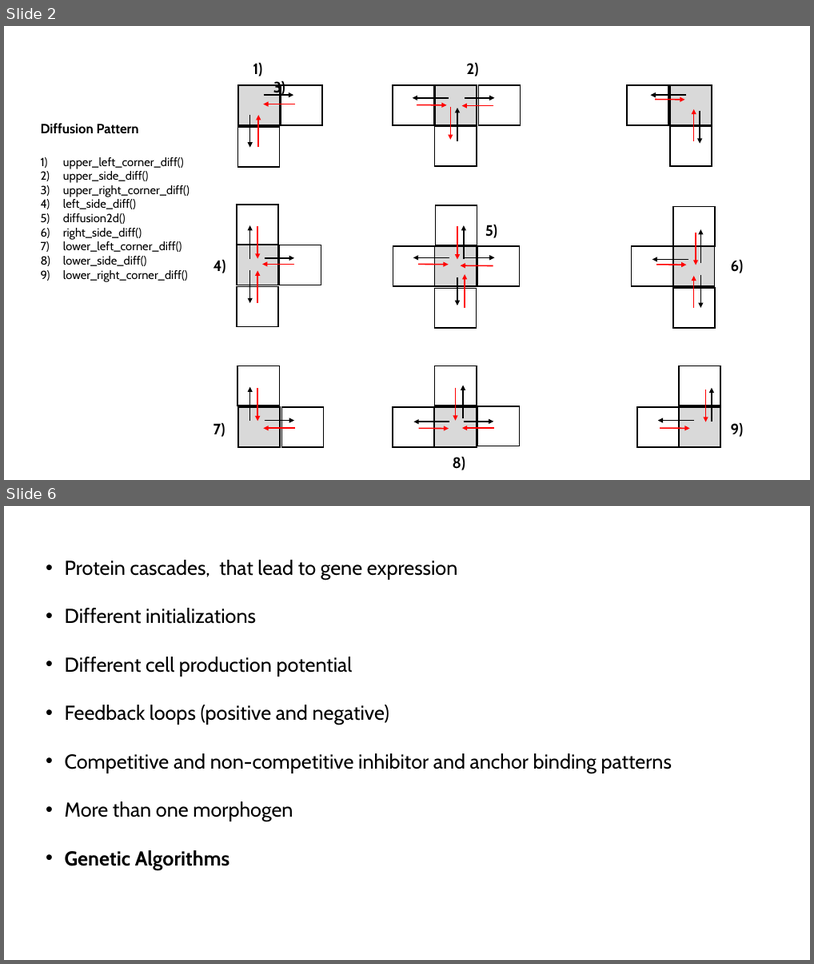
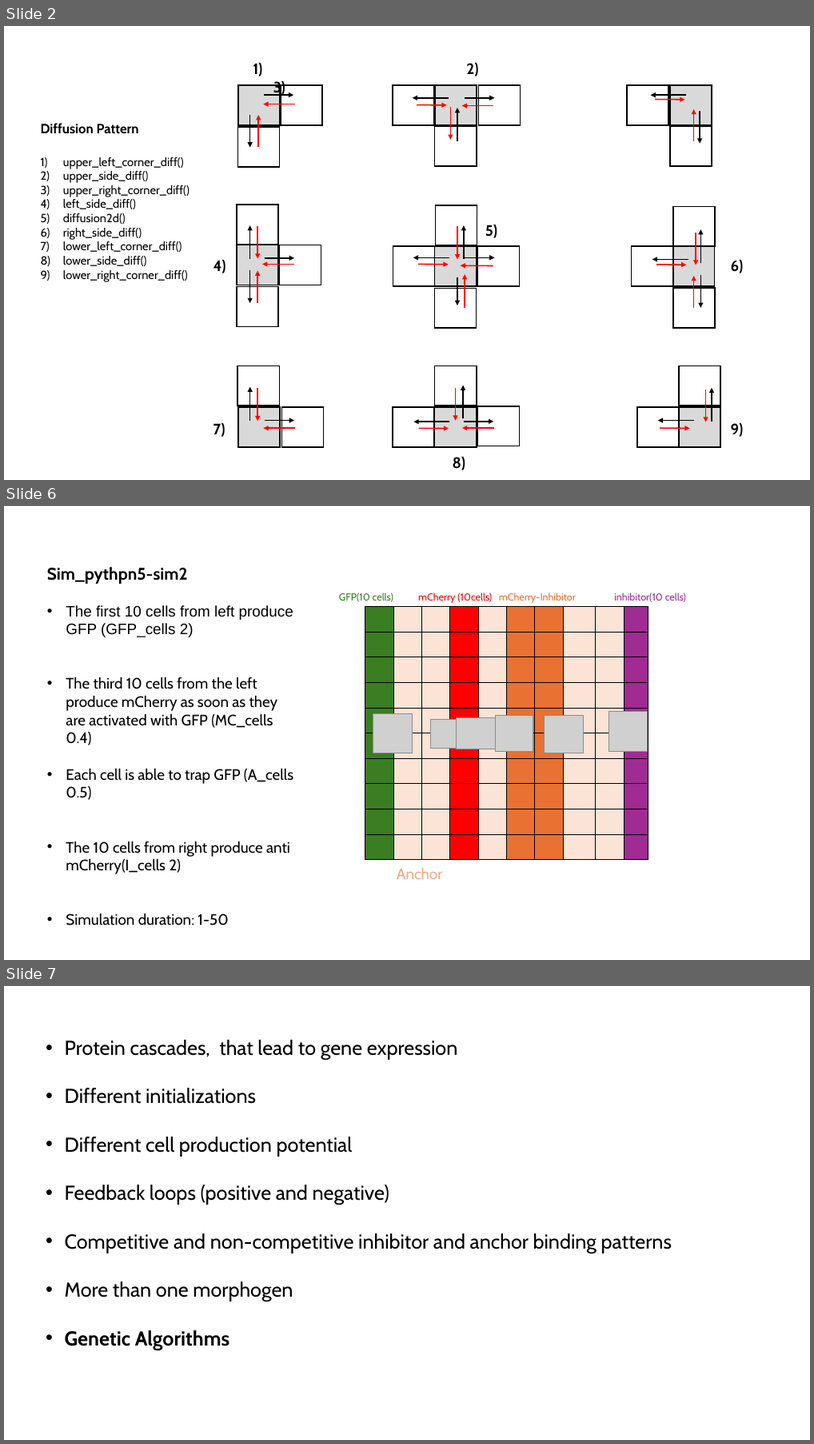
Before and after one commit to LoqmanSamani/grn-designer, a slide deck: sim_system.pptx. Shown one above the other, each under a label of ours: slides 2 and 6 before the commit, slides 2, 6 and 7 after it; the slides between them are not shown. The pictures are 814x964 and 814x1444 pixels, drawn with LibreOffice and Linux fonts; fonts in the diff are those of the drawing; grey boxes stand for pictures. Boxes give left, top, right and bottom in pixels: in the first picture for what was removed or moved away, otherwise in the second. Text is boxed around its words. In the diff, an @@ line names an element or a change of style, - is before the commit and + after.

```diff
--- a/sim_system.pptx
+++ b/sim_system.pptx
@@ slide 6 added at [4,506,810,960], background #FFFFFF @@
@@ text added at [47,567,294,925], 18 pt, text #000000 @@
+Sim_pythpn5-sim2
+• The first 10 cells from left produce GFP (GFP_cells 2)
+• The third 10 cells from the left produce mCherry as soon as they are activated with GFP (MC_cells 0.4)
+• Each cell is able to trap GFP (A_cells 0.5)
+• The 10 cells from right produce anti mCherry(I_cells 2)
+• Simulation duration: 1-50
@@ rectangle added at [333,588,810,606], outline #FFFFFF 0.75 pt, 12 pt, text #A02B93 @@
+GFP(10 cells) mCherry (10cells) mCherry-Inhibitor inhibitor(10 cells)
@@ table added at [365,607,650,860], 10 rows, 10 columns @@
+ |  |  |  |  |  |  |  |  | 
+ |  |  |  |  |  |  |  |  | 
+ |  |  |  |  |  |  |  |  | 
+ |  |  |  |  |  |  |  |  | 
+ |  |  |  |  |  |  |  |  | 
+ |  |  |  |  |  |  |  |  | 
+ |  |  |  |  |  |  |  |  | 
+ |  |  |  |  |  |  |  |  | 
+ |  |  |  |  |  |  |  |  | 
+ |  |  |  |  |  |  |  |  | 
@@ picture added at [374,713,412,752] @@
@@ picture added at [431,719,465,748] @@
@@ picture added at [457,718,495,749] @@
@@ picture added at [496,716,534,752] @@
@@ picture added at [545,716,583,753] @@
@@ picture added at [609,712,648,752] @@
@@ text added at [397,868,442,879], 18 pt, text #F2AA84 @@
+Anchor
@@ what was slide 6 is now slide 7 @@
```
Also in this commit, not shown: 3 slides changed.
